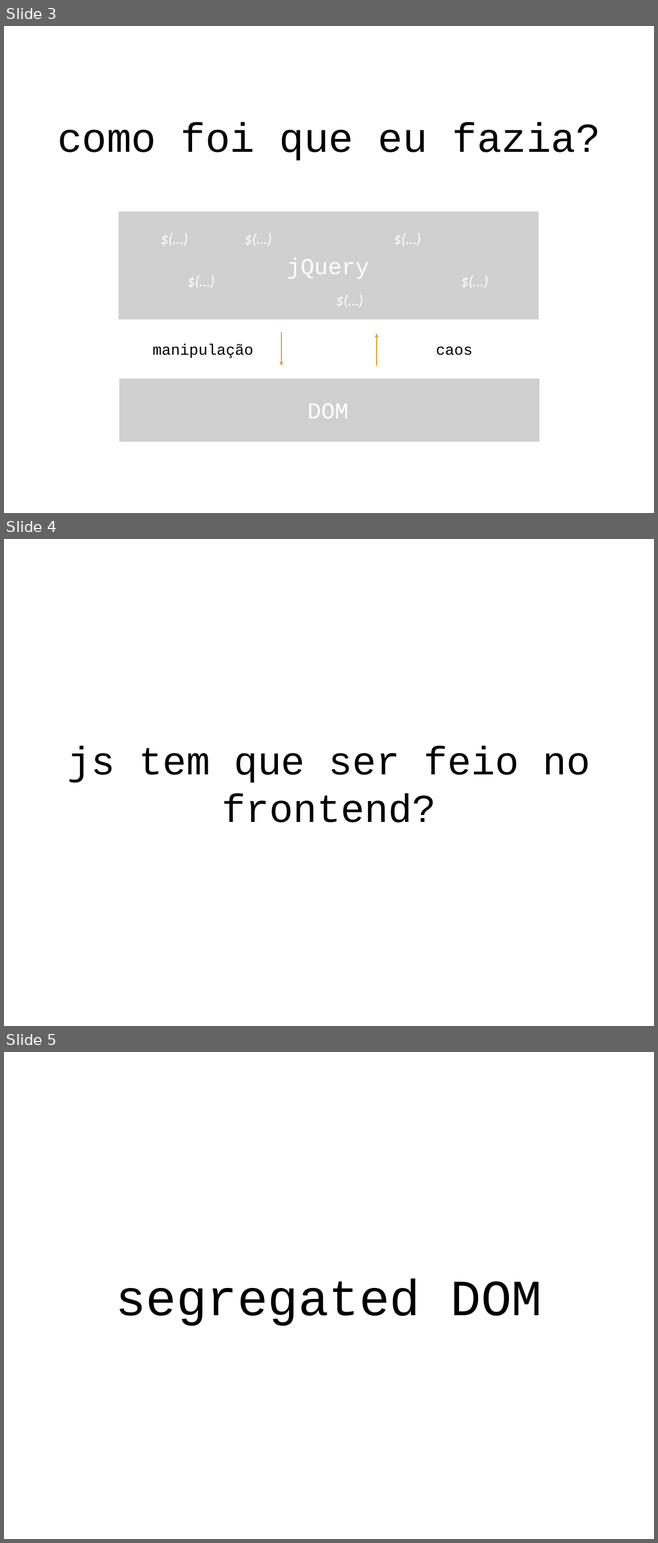
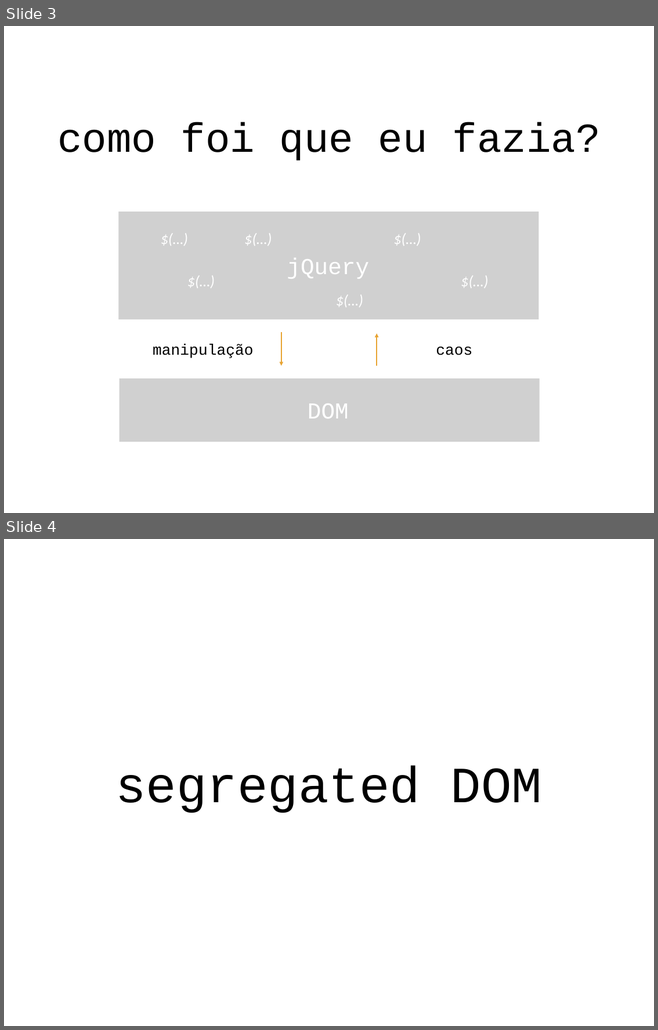
Before and after one commit to romulocollopy/segregated-dom-keynote, a slide deck: segregated dom v2.pptx. Shown one above the other, each under a label of ours: slides 3, 4 and 5 before the commit, slides 3 and 4 after it. The pictures are 658x1543 and 658x1030 pixels, drawn with LibreOffice and Linux fonts; fonts in the diff are those of the drawing; grey boxes stand for pictures. Boxes give left, top, right and bottom in pixels: in the first picture for what was removed or moved away, otherwise in the second. Text is boxed around its words. In the diff, an @@ line names an element or a change of style, - is before the commit and + after.

```diff
--- a/segregated dom v2.pptx
+++ b/segregated dom v2.pptx
@@ slide 4 removed at [4, 539, 654, 1026], background #FFFFFF @@
@@ title removed at [67, 746, 590, 823] @@
-js tem que ser feio no frontend?
@@ what was slide 5 is now slide 4 @@
```
Also in this commit, not shown: 1 slide added, 1 other file.
